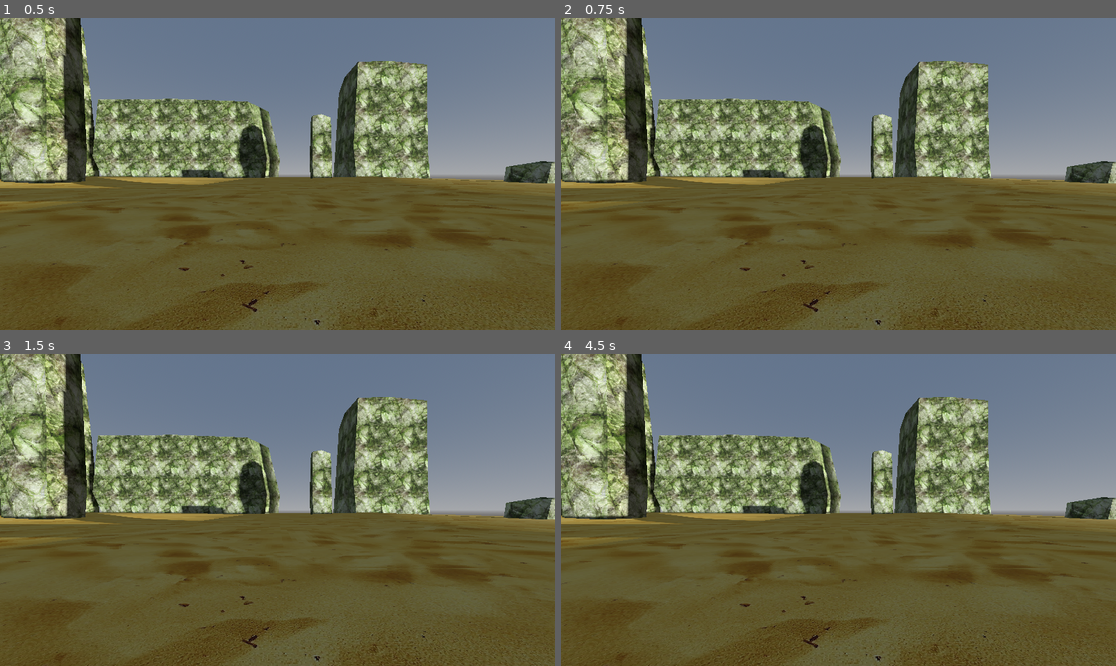
Above: before the commit, frames 1-4 (two rows, left to right).
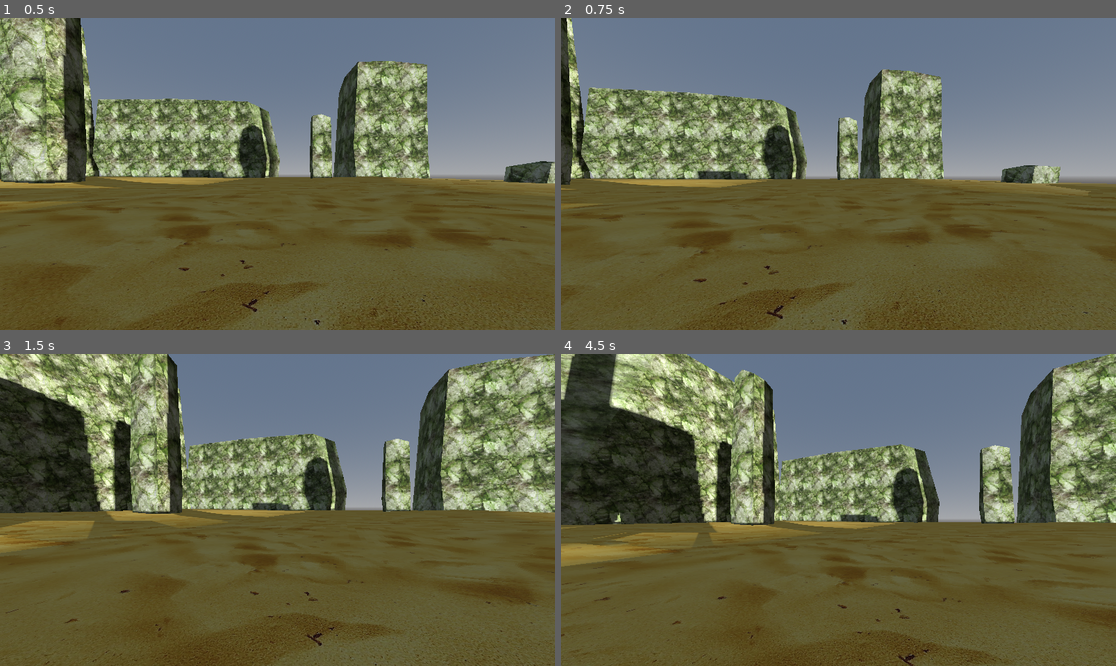
Above: after the commit, the same moments.

Repository: Jiranathanan/Retro_3D_Horror_FPS
Game: Godot game, scene res://world.tscn
Two runs of this game, one before a commit and one after it. Both use one fixed random seed, a clock stepped at 60 frames per second and the inputs below.
Inputs (mouse positions are in pixels of both pictures, inside the frame that each line leads up to):
- Up to frame 1 (0.5 s): no input
- Up to frame 2 (0.75 s): tap Enter at 0.5 s; move the mouse to (866, 174) at 0.52 s; hold W (move_forwards) from 0.53 s (still down); tap Space (jump) at 0.6 s
- Up to frame 3 (1.5 s): keep holding W (move_forwards); tap Space (jump) at 0.77, 1.07, 1.35 s; tap R (restart) at 1.25 s; move the mouse to (249, 510) at 1.27 s
- Up to frame 4 (4.5 s): keep holding W (move_forwards); tap Space (jump) at 1.52, 1.82, 2.1, 2.85, 3.02, 3.32, 3.6, 3.77, 4.07, 4.35 s; tap R (restart) every 0.75 s from 2 to 4.25 s; move the mouse to (849, 503) at 2.02 s; move the mouse to (832, 516) at 2.77 s; move the mouse to (877, 513) at 3.52 s; tap F (fullscreen) at 4.15 s; move the mouse to (794, 506) at 4.27 s

Frame 1 is identical in both runs. In frame 2, 29% of the frame differs, in the area x 0-100%, y 0-100%; in frame 3, 43%; in frame 4, 45%.

Commit message:
Character Mover

Diff:
--- /dev/null
+++ b/characters/character_mover.gd
@@ -0,0 +1,19 @@
+extends Node3D
+
+@export var jump_force = 15.0
+@export var gravity =  30.0
+
+@export var max_speed = 15.0
+@export var move_accel = 4.0
+@export var stop_drag = 0.9
+
+var character_body: CharacterBody3D
+var move_drag = 0.0
+var move_dir: Vector3
+
+func _ready():
+	character_body = get_parent()
+	move_drag = float(move_accel) / max_speed
+
+func set_move_dir(new_move_dir: Vector3):
+	move_dir = new_move_dir
--- /dev/null
+++ b/characters/character_mover.tscn
@@ -0,0 +1,6 @@
+[gd_scene format=3 uid="uid://c72ddb4aq1d8u"]
+
+[ext_resource type="Script" uid="uid://b6hbbdcbhxdba" path="res://characters/character_mover.gd" id="1_slvwx"]
+
+[node name="CharacterMover" type="Node3D" unique_id=1662877405]
+script = ExtResource("1_slvwx")
--- a/characters/player/player.gd
+++ b/characters/player/player.gd
@@ -6,3 +6,28 @@
 
 func _ready():
 	Input.mouse_mode = Input.MOUSE_MODE_CAPTURED
+
+func _input(event):
+	if event is InputEventMouseMotion:
+		rotation_degrees.y -= event.relative.x * mouse_sensitivity_h
+		camera_3d.rotation_degrees.x -= event.relative.y * mouse_sensitivity_v
+		camera_3d.rotation_degrees.x = clamp(camera_3d.rotation_degrees.x, -90, 90)
+
+func _process(event):
+	if Input.is_action_just_pressed("quit"):
+		get_tree().quit()
+	if Input.is_action_just_pressed("restart"):
+		get_tree().reload_current_scene()
+	if Input.is_action_just_pressed("fullscreen"):
+		var fs = DisplayServer.window_get_mode() == DisplayServer.WINDOW_MODE_FULLSCREEN
+		if fs:
+			DisplayServer.window_set_mode(DisplayServer.WINDOW_MODE_WINDOWED)
+		else:
+			DisplayServer.window_set_mode(DisplayServer.WINDOW_MODE_FULLSCREEN)
+
+	var input_dir = Input.get_vector("move_left", "move_right", "move_forwards", "move_backwards")
+	var move_dir = (transform.basis * Vector3(input_dir.x, 0, input_dir.y)).normalized()
+
+	#todo
+	if Input.is_action_just_pressed("jump"):
+		pass
Not shown, added: characters/character_mover.gd.uid
